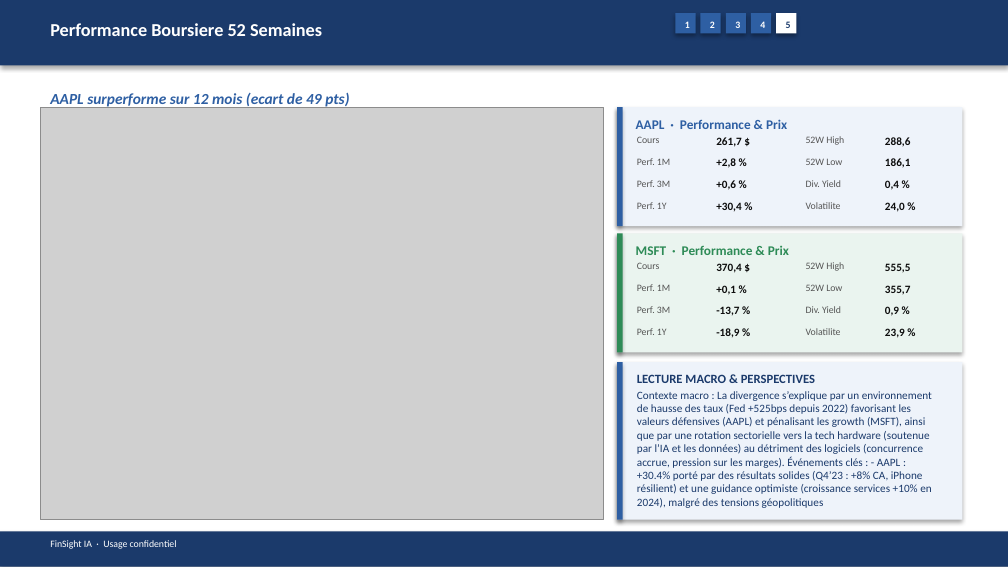
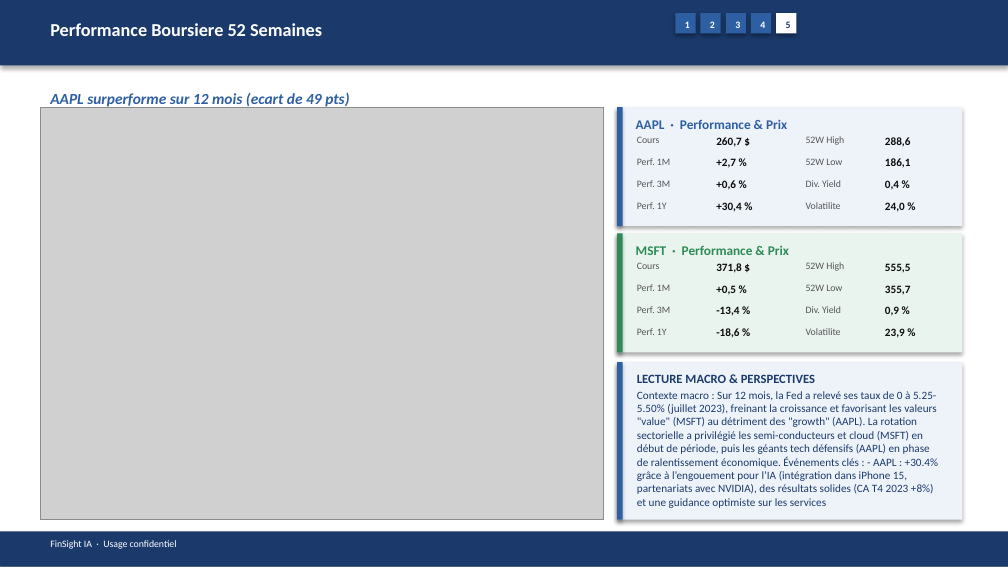
Before and after one commit to baptistejeh07-art/finsight-ia, a slide deck: slide 20 of preview/AAPL_vs_MSFT/AAPL_vs_MSFT_comparison.pptx. Drawn at 1008x567 pixels with LibreOffice and Linux fonts; fonts in the diff are those of the drawing; grey boxes stand for pictures. Boxes give left, top, right and bottom in pixels: in the first picture for what was removed or moved away, otherwise in the second. Text is boxed around its words. In the diff, an @@ line names an element or a change of style, - is before the commit and + after.

Commit message:
chore(preview): comparatif AAPL_vs_MSFT outputs

```diff
--- a/preview/AAPL_vs_MSFT/AAPL_vs_MSFT_comparison.pptx
+++ b/preview/AAPL_vs_MSFT/AAPL_vs_MSFT_comparison.pptx
@@ text at (716,137,742,147): text changed @@
-261,7 $
+260,7 $
@@ text at (716,158,736,168): text changed @@
-+2,8 %
++2,7 %
@@ text at (716,263,742,273): text changed @@
-370,4 $
+371,8 $
@@ text at (716,306,739,315): text changed @@
--13,7 %
+-13,4 %
@@ text at (716,328,739,337): text changed @@
--18,9 %
+-18,6 %
@@ text at (637,391,938,508): text changed @@
-Contexte macro : La divergence s’explique par un environnement de hausse des taux (Fed +525bps depuis 2022) favorisant les valeurs défensives (AAPL) et pénalisant les growth (MSFT), ainsi que par une rotation sectorielle vers la tech hardware (soutenue par l’IA et les données) au détriment des logiciels (concurrence accrue, pression sur les marges). Événements clés : - AAPL : +30.4% porté par des résultats solides (Q4’23 : +8% CA, iPhone résilient) et une guidance optimiste (croissance services +10% en 2024), malgré des tensions géopolitiques
+Contexte macro : Sur 12 mois, la Fed a relevé ses taux de 0 à 5.25-5.50% (juillet 2023), freinant la croissance et favorisant les valeurs "value" (MSFT) au détriment des "growth" (AAPL). La rotation sectorielle a privilégié les semi-conducteurs et cloud (MSFT) en début de période, puis les géants tech défensifs (AAPL) en phase de ralentissement économique. Événements clés : - AAPL : +30.4% grâce à l’engouement pour l’IA (intégration dans iPhone 15, partenariats avec NVIDIA), des résultats solides (CA T4 2023 +8%) et une guidance optimiste sur les services
```
Also in this commit, not shown: 12 other slides changed, 2 other files.
